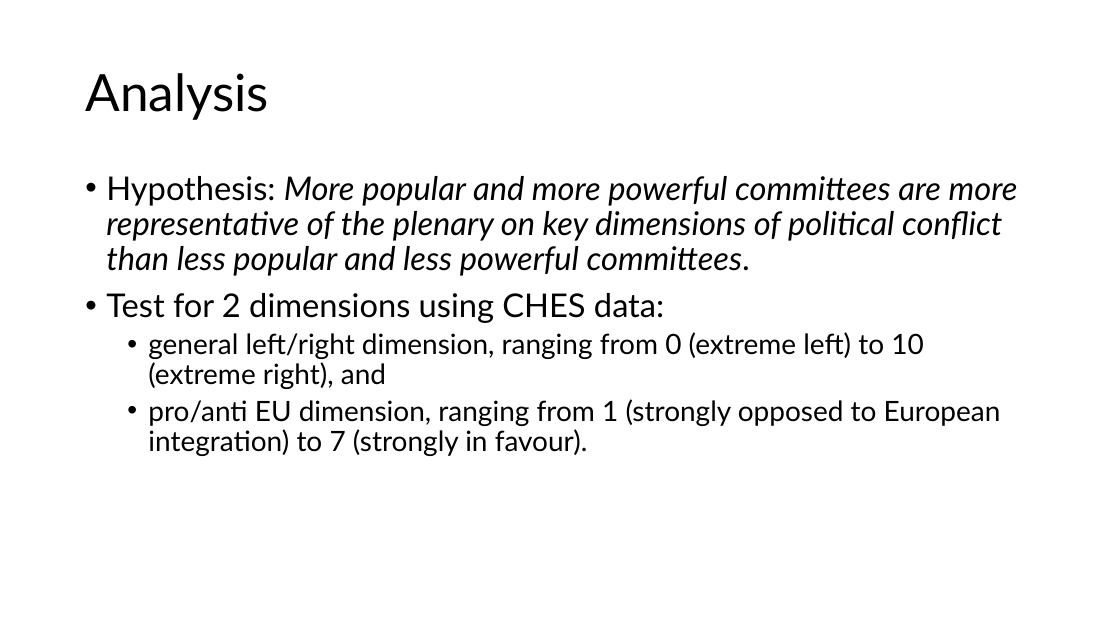
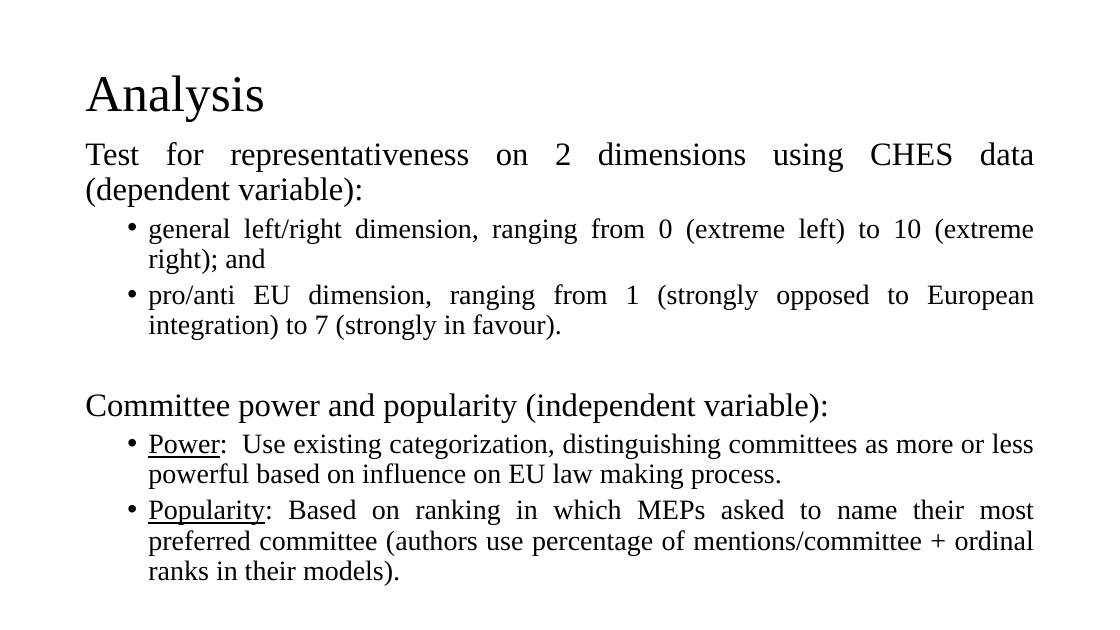
Before and after one commit to kachurm-dev/StatsII_2026, a slide deck: slide 4 of replication/KACHUR_Presentation_Replication.pptx (slide 3 before the commit). Drawn at 1120x630 pixels with LibreOffice and Linux fonts; fonts in the diff are those of the drawing; background and template pictures are left out. Boxes give left, top, right and bottom in pixels: in the first picture for what was removed or moved away, otherwise in the second. Text is boxed around its words. In the diff, an @@ line names an element or a change of style, - is before the commit and + after.

```diff
--- a/replication/KACHUR_Presentation_Replication.pptx
+++ b/replication/KACHUR_Presentation_Replication.pptx
@@ title "Analysis" at (85, 75, 265, 121): font Lato to Times New Roman @@
@@ text "Test for representativeness on 2 ...": place and size @@
-text "Test for representativeness on 2 ..." at (106, 176, 1018, 456)
+text "Test for representativeness on 2 ..." at (85, 142, 1034, 585)
@@ text at (85, 142, 1034, 273): text changed; size 28 to 24 pt; font Lato to Times New Roman; italic off @@
-• Hypothesis: More popular and more powerful committees are more representative of the plenary on key dimensions of political conflict than less popular and less powerful committees.
-• Test for 2 dimensions using CHES data:
-  • general left/right dimension, ranging from 0 (extreme left) to 10 (extreme right), and
+Test for representativeness on 2 dimensions using CHES data (dependent variable):
+  • general left/right dimension, ranging from 0 (extreme left) to 10 (extreme right); and
@@ text at (148, 284, 1034, 340): font Lato to Times New Roman in "pro/anti EU dimension, ranging from 1 (strongly ..."; alignment left to justified @@
@@ text at (85, 393, 1034, 585): paragraphs added @@
+Committee power and popularity (independent variable):
+  • Power: Use existing categorization, distinguishing committees as more or less powerful based on influence on EU law making process.
+  • Popularity: Based on ranking in which MEPs asked to name their most preferred committee (authors use percentage of mentions/committee + ordinal ranks in their models).
```
Also in this commit, not shown: 9 other slides changed, 4 slides added, 3 slides removed, 2 other files.
